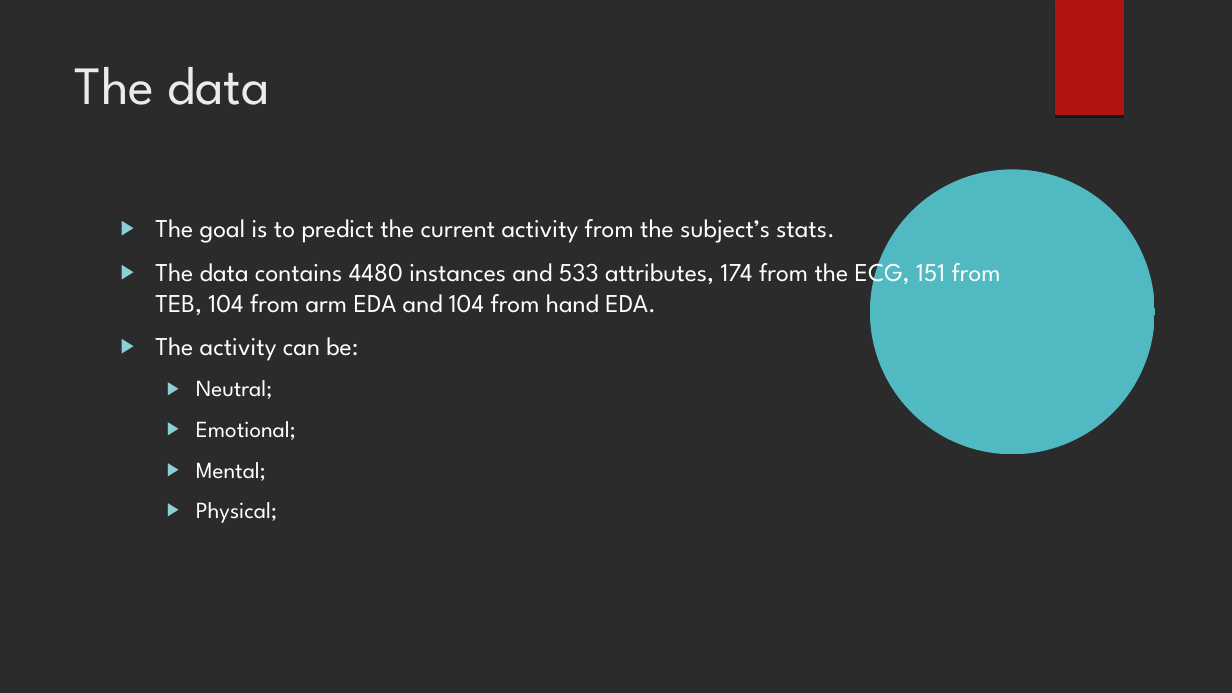
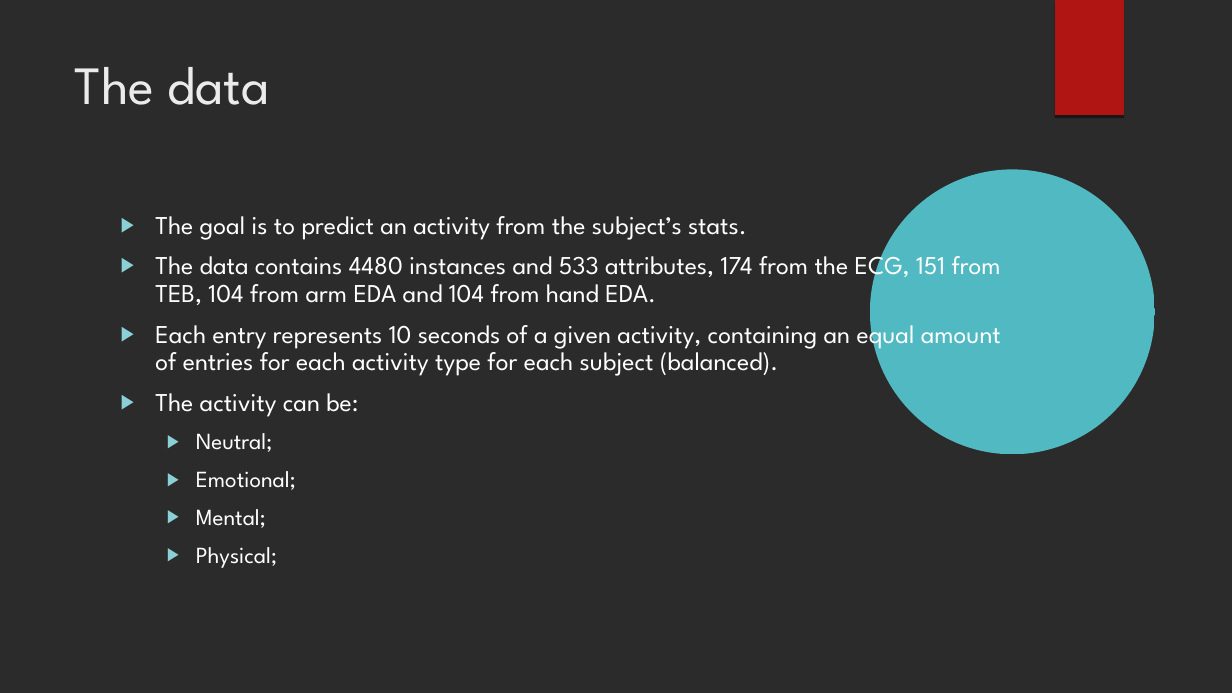
Before and after one commit to xaviersantos/dm, a slide deck: slide 5 of project_last/presentation.odp (slide 4 before the commit). Drawn at 1232x693 pixels with LibreOffice and Linux fonts; fonts in the diff are those of the drawing; background and template pictures are left out; a plain dark background stands for a picture behind light text. Boxes give left, top, right and bottom in pixels: in the first picture for what was removed or moved away, otherwise in the second. Text is boxed around its words. In the diff, an @@ line names an element or a change of style, - is before the commit and + after.

```diff
--- a/project_last/presentation.odp
+++ b/project_last/presentation.odp
@@ text at [155,216,747,240]: text changed @@
-▶ The goal is to predict the current activity from the subject’s stats.
+▶ The goal is to predict an activity from the subject’s stats.
@@ text at [155,248,1001,568]: line spacing 1 to 0.9 @@
@@ text at [155,317,1001,376]: paragraph added @@
+▶ Each entry represents 10 seconds of a given activity, containing an equal amount of entries for each activity type for each subject (balanced).
```
Also in this commit, not shown: 4 other slides changed, 1 slide added.
